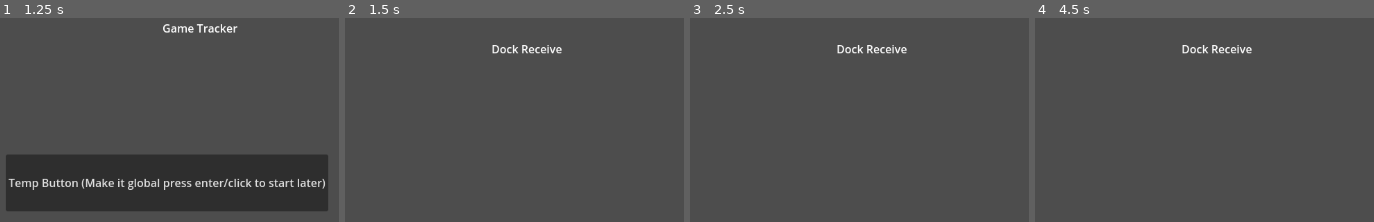
Above: before the commit, frames 1-4 (left to right).
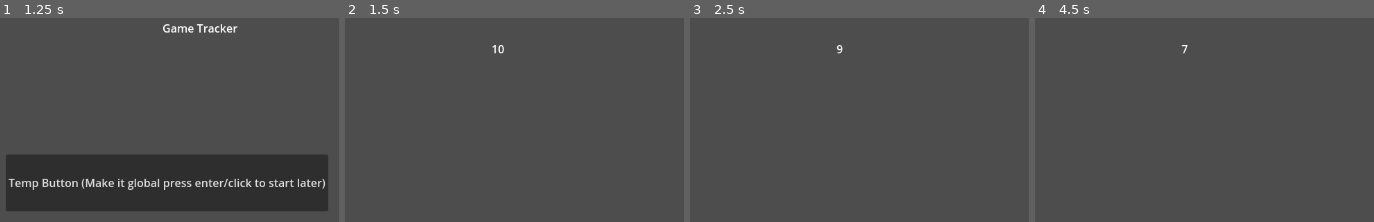
Above: after the commit, the same moments.

Repository: patrickly7/Hackathon-2025
Game: Godot game, scene res://scenes/start_menu.tscn
Two runs of this game, one before a commit and one after it. Both use one fixed random seed, a clock stepped at 60 frames per second and the inputs below.
Inputs:
- Up to frame 1 (1.25 s): click "Start" at 0.5 s
- Up to frame 2 (1.5 s): click "Temp Button (Make it global p…" at 1.25 s
- Up to frame 3 (2.5 s): tap Enter at 2 s
- Up to frame 4 (4.5 s): tap Space at 2.75, 4.25 s; tap Enter at 3.5 s

Frame 1 is identical in both runs. In frame 2, 0.5% of the frame differs, in the area x 43-65%, y 13-18%; in frame 3, 0.5%; in frame 4, 0.5%.

Commit message:
initial timer for dock receive, global variables

Diff:
--- /dev/null
+++ b/global.gd
@@ -0,0 +1,3 @@
+extends Node
+
+var NEXT_GAME_SCENE = "res://scenes/dock_receive.tscn"
--- a/project.godot
+++ b/project.godot
@@ -14,3 +14,7 @@
 run/main_scene="uid://hk2x4t4ppa1t"
 config/features=PackedStringArray("4.4", "Forward Plus")
 config/icon="res://icon.svg"
+
+[autoload]
+
+Global="*res://global.gd"
--- a/scenes/dock_receive.tscn
+++ b/scenes/dock_receive.tscn
@@ -1,6 +1,9 @@
-[gd_scene format=3 uid="uid://cdkdtc6esq6y"]
+[gd_scene load_steps=2 format=3 uid="uid://cdkdtc6esq6y"]
+
+[ext_resource type="Script" uid="uid://daaoys0h7ft5x" path="res://scripts/dock_receive.gd" id="1_4x3rc"]
 
 [node name="DockReceive" type="Node2D"]
+script = ExtResource("1_4x3rc")
 
 [node name="Label" type="Label" parent="."]
 offset_left = 504.0
@@ -8,3 +11,7 @@
 offset_right = 606.0
 offset_bottom = 209.0
 text = "Dock Receive"
+
+[node name="Timer" type="Timer" parent="."]
+
+[connection signal="timeout" from="Timer" to="." method="_on_timer_timeout"]
--- /dev/null
+++ b/scripts/dock_receive.gd
@@ -0,0 +1,19 @@
+extends Node2D
+
+const GAME_TIME = 10
+var timer = GAME_TIME
+
+func _ready():
+	$Timer.start()
+	updateTime()
+
+func _on_timer_timeout():
+	timer -= 1
+	updateTime()
+
+	if (timer <= 0):
+		Global.NEXT_GAME_SCENE = "res://scenes/confirm_receive.tscn"
+		get_tree().change_scene_to_file("res://scenes/result_screen.tscn")
+
+func updateTime():
+	$Label.text = str(timer)
--- a/scripts/game_tracker.gd
+++ b/scripts/game_tracker.gd
@@ -2,4 +2,4 @@
 
 
 func _on_button_pressed():
-	get_tree().change_scene_to_file("res://scenes/dock_receive.tscn")
+	get_tree().change_scene_to_file(Global.NEXT_GAME_SCENE)
Not shown, added: assets/art/Timer_Base.png.import
Not shown, added: global.gd.uid
Not shown, added: scripts/dock_receive.gd.uid
